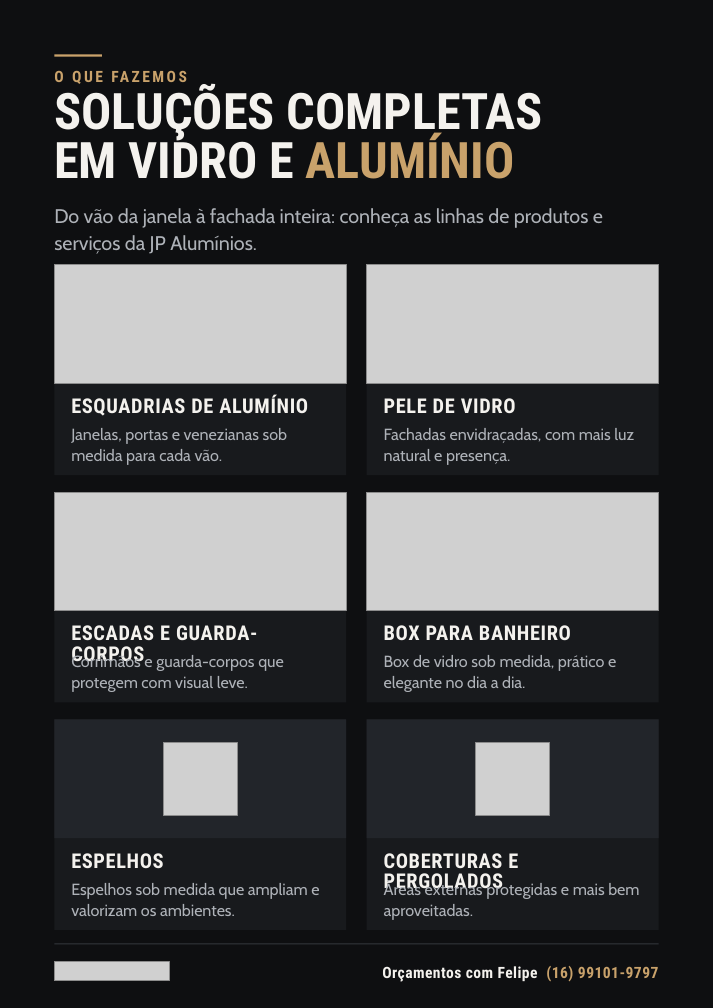
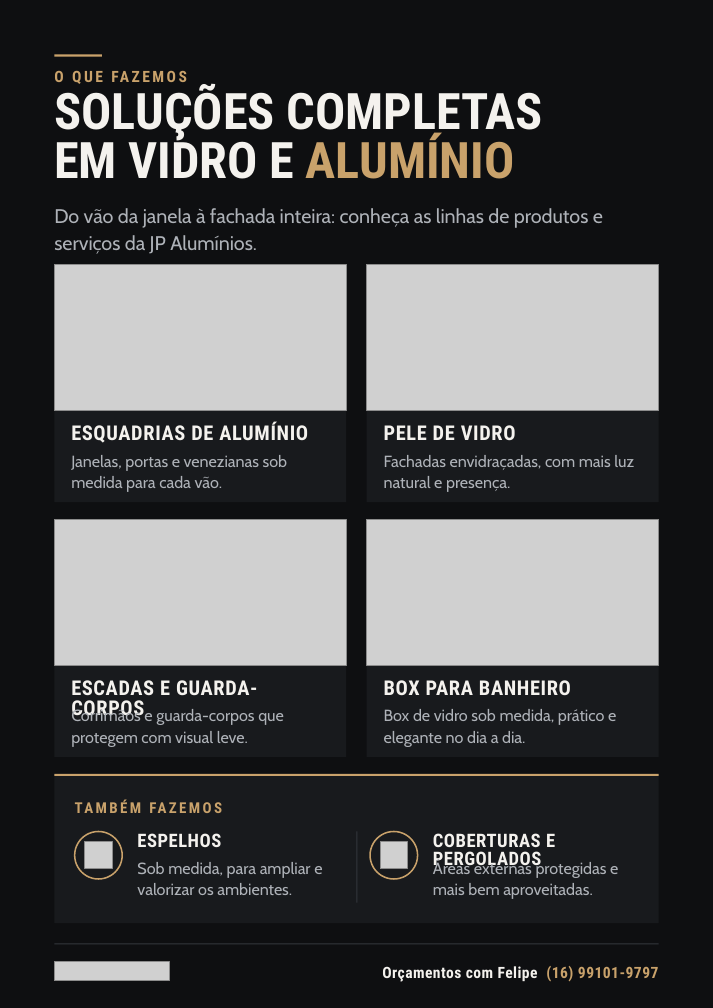
Before and after one commit to lleomarcos-vlv/claude, a slide deck: slide 3 of jp-aluminios/entregas/JP-Aluminios-Apresentacao-editavel.pptx. Drawn at 713x1008 pixels with LibreOffice and Linux fonts; fonts in the diff are those of the drawing; grey boxes stand for pictures. Boxes give left, top, right and bottom in pixels: in the first picture for what was removed or moved away, otherwise in the second. Text is boxed around its words. In the diff, an @@ line names an element or a change of style, - is before the commit and + after.

```diff
--- a/jp-aluminios/entregas/JP-Aluminios-Apresentacao-editavel.pptx
+++ b/jp-aluminios/entregas/JP-Aluminios-Apresentacao-editavel.pptx
@@ rectangle: place and size @@
-rectangle at box(54, 265, 347, 475)
+rectangle at box(54, 265, 347, 503)
@@ picture: place and size @@
-picture at box(54, 265, 347, 384)
+picture at box(54, 265, 347, 410)
@@ rectangle: place and size @@
-rectangle at box(366, 265, 659, 475)
+rectangle at box(366, 265, 659, 503)
@@ picture: place and size @@
-picture at box(366, 265, 659, 384)
+picture at box(366, 265, 659, 410)
@@ text "ESQUADRIAS DE ALUMÍNIO": place and size @@
-text "ESQUADRIAS DE ALUMÍNIO" at box(71, 394, 308, 416)
+text "ESQUADRIAS DE ALUMÍNIO" at box(71, 421, 308, 443)
@@ text "PELE DE VIDRO": place and size @@
-text "PELE DE VIDRO" at box(384, 398, 516, 413)
+text "PELE DE VIDRO" at box(384, 425, 516, 440)
@@ text "Janelas, portas e venezianas sob ...": place and size @@
-text "Janelas, portas e venezianas sob ..." at box(71, 428, 287, 465)
+text "Janelas, portas e venezianas sob ..." at box(71, 455, 287, 492)
@@ text "Fachadas envidraçadas, com mais luz ...": place and size @@
-text "Fachadas envidraçadas, com mais luz ..." at box(384, 428, 634, 465)
+text "Fachadas envidraçadas, com mais luz ..." at box(384, 455, 634, 492)
@@ rectangle: place and size @@
-rectangle at box(54, 492, 347, 703)
+rectangle at box(54, 519, 347, 757)
@@ picture: place and size @@
-picture at box(54, 492, 347, 611)
+picture at box(54, 519, 347, 665)
@@ rectangle: place and size @@
-rectangle at box(366, 492, 659, 703)
+rectangle at box(366, 519, 659, 757)
@@ picture: place and size @@
-picture at box(366, 492, 659, 611)
+picture at box(366, 519, 659, 665)
@@ 4 texts: place and size @@
-4 texts at box(71, 625, 616, 692)
+4 texts at box(71, 680, 616, 747)
@@ rectangle removed at box(54, 720, 347, 839) @@
@@ picture removed at box(164, 742, 237, 816) @@
@@ rectangle removed at box(366, 720, 659, 930) @@
@@ rectangle removed at box(366, 720, 659, 839) @@
@@ picture removed at box(476, 742, 549, 816) @@
@@ rectangle: place and size @@
-rectangle at box(54, 720, 347, 930)
+rectangle at box(54, 774, 659, 923)
@@ rectangle added at box(54, 774, 659, 776), fill #C9A26B @@
@@ text added at box(75, 796, 639, 816), 12.5 pt, text #C9A26B, bold @@
+TAMBÉM FAZEMOS
@@ ellipse added at box(75, 832, 122, 879), outline #C9A26B 1.28 pt @@
@@ text "ESPELHOS" at box(137, 833, 221, 847): size 17 to 15.5 pt; line spacing 17pt to 15.5pt @@
@@ text "ESPELHOS": place and size @@
-text "ESPELHOS" at box(71, 853, 163, 868)
+text "ESPELHOS" at box(137, 833, 221, 847)
@@ rectangle added at box(356, 832, 357, 904), fill #33373D @@
@@ ellipse added at box(370, 832, 417, 879), outline #C9A26B 1.28 pt @@
@@ text "COBERTURAS E PERGOLADOS": place and size @@
-text "COBERTURAS E PERGOLADOS" at box(384, 853, 518, 894)
+text "COBERTURAS E PERGOLADOS" at box(433, 833, 555, 870)
@@ text "COBERTURAS E PERGOLADOS" at box(433, 833, 555, 870): size 17 to 15.5 pt; line spacing 17pt to 15.5pt @@
@@ picture added at box(84, 841, 111, 868) @@
@@ text at box(137, 862, 322, 895): text changed @@
-Espelhos sob medida que ampliam e valorizam os ambientes.
+Sob medida, para ampliar e valorizar os ambientes.
@@ picture added at box(380, 841, 407, 868) @@
@@ text "Áreas externas protegidas e mais ..." rewrapped from box(384, 881, 639, 920) to box(433, 861, 618, 899) @@
```
Also in this commit, not shown: 4 other files.
